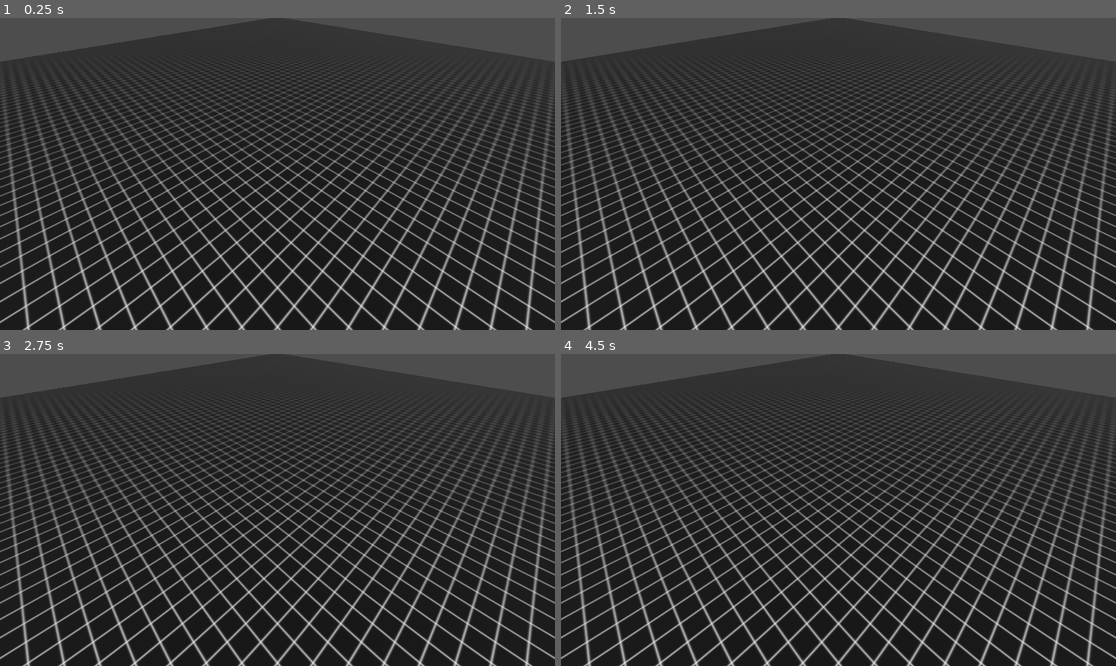
Above: before the commit, frames 1-4 (two rows, left to right).
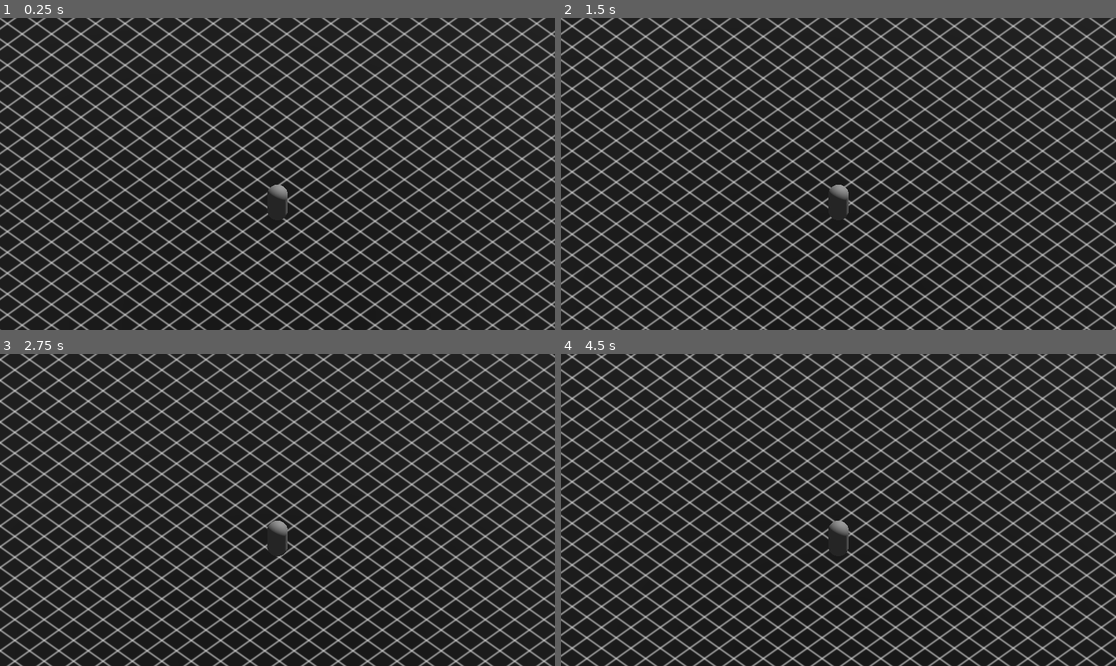
Above: after the commit, the same moments.

Repository: Sprotex/ludum-dare-53
Game: Godot game, scene res://main_level.tscn
Two runs of this game, one before a commit and one after it. Both use one fixed random seed, a clock stepped at 60 frames per second and the inputs below.
Inputs:
- Up to frame 1 (0.25 s): no input
- Up to frame 2 (1.5 s): tap Enter (ui_accept) at 0.5, 0.6, 0.77, 1.07, 1.35 s; hold Right (ui_right) 0.53-1.28 s; hold Down (ui_down) from 1.28 s (still down)
- Up to frame 3 (2.75 s): tap Enter (ui_accept) at 1.52, 1.82, 2.1 s; release Down (ui_down) at 2.03 s; hold Right (ui_right) from 2.03 s (still down)
- Up to frame 4 (4.5 s): release Right (ui_right) at 2.78 s; hold Up (ui_up) 2.78-3.53 s; tap Enter (ui_accept) at 2.85, 3.02, 3.32, 3.6, 3.77, 4.07, 4.35 s; hold Left (ui_left) from 3.53 s (still down)

The runs differ from the first frame. In frame 1, 45% of the frame differs, in the area x 0-100%, y 0-100%; in frame 2, 45%; in frame 3, 45%; in frame 4, 46%.

Commit message:
add first version of player movement
fix rotation of world plane

Diff:
--- a/main_level.tscn
+++ b/main_level.tscn
@@ -1,7 +1,8 @@
-[gd_scene load_steps=5 format=3 uid="uid://hd36wgmimmec"]
+[gd_scene load_steps=6 format=3 uid="uid://dcuaocntacvwm"]
 
 [ext_resource type="Environment" uid="uid://dhvcx7ga4gqn1" path="res://environment/default_environment.tres" id="1_a50hs"]
 [ext_resource type="Material" uid="uid://ma3cfl75n5he" path="res://environment/grid_material.tres" id="1_u24ok"]
+[ext_resource type="PackedScene" uid="uid://dl4aal8trjgcm" path="res://player/player.tscn" id="3_re8lj"]
 
 [sub_resource type="QuadMesh" id="QuadMesh_aw3qp"]
 size = Vector2(100, 100)
@@ -10,23 +11,22 @@
 
 [node name="MainLevel" type="Node3D"]
 
-[node name="Floor" type="MeshInstance3D" parent="."]
+[node name="StaticBody3D" type="StaticBody3D" parent="."]
+
+[node name="Floor" type="MeshInstance3D" parent="StaticBody3D"]
 transform = Transform3D(1, 0, 0, 0, -4.37114e-08, 1, 0, -1, -4.37114e-08, 0, 0, 0)
 material_override = ExtResource("1_u24ok")
 mesh = SubResource("QuadMesh_aw3qp")
 skeleton = NodePath("")
 
-[node name="StaticBody3D" type="StaticBody3D" parent="Floor"]
-
-[node name="CollisionShape3D" type="CollisionShape3D" parent="Floor/StaticBody3D"]
+[node name="CollisionShape3D" type="CollisionShape3D" parent="StaticBody3D"]
 shape = SubResource("WorldBoundaryShape3D_hn2ly")
-
-[node name="Camera3D" type="Camera3D" parent="."]
-transform = Transform3D(0.707107, -0.5, 0.5, 0, 0.707107, 0.707107, -0.707107, -0.5, 0.5, 5, 10, 5)
-current = true
 
 [node name="WorldEnvironment" type="WorldEnvironment" parent="."]
 environment = ExtResource("1_a50hs")
 
 [node name="DirectionalLight3D" type="DirectionalLight3D" parent="."]
-transform = Transform3D(1, 0, 0, 0, -0.586924, 0.809642, 0, -0.809642, -0.586924, 0, 4, 0)
+transform = Transform3D(1, 0, 0, 0, -0.586924, 0.809642, 0, -0.809642, -0.586924, 15.4268, 4, -9.73874)
+
+[node name="Player" parent="." instance=ExtResource("3_re8lj")]
+transform = Transform3D(1, 0, 0, 0, 1, 0, 0, 0, 1, 5.48514, 1, 14.1178)
--- /dev/null
+++ b/player/player.tscn
@@ -0,0 +1,28 @@
+[gd_scene load_steps=4 format=3 uid="uid://dl4aal8trjgcm"]
+
+[ext_resource type="Script" path="res://player/walking.gd" id="1_6l78a"]
+
+[sub_resource type="CapsuleShape3D" id="CapsuleShape3D_6vbtk"]
+
+[sub_resource type="CapsuleMesh" id="CapsuleMesh_hsq3r"]
+
+[node name="Player" type="CharacterBody3D"]
+transform = Transform3D(1, 0, 0, 0, 1, 0, 0, 0, 1, 0, 1, 0)
+
+[node name="Camera3D" type="Camera3D" parent="."]
+transform = Transform3D(0.707107, -0.5, 0.5, 0, 0.707107, 0.707107, -0.707107, -0.5, 0.5, 5, 9, 5)
+doppler_tracking = 1
+projection = 1
+fov = 37.8493
+size = 15.0
+
+[node name="CollisionShape3D" type="CollisionShape3D" parent="."]
+shape = SubResource("CapsuleShape3D_6vbtk")
+
+[node name="MeshInstance3D" type="MeshInstance3D" parent="."]
+mesh = SubResource("CapsuleMesh_hsq3r")
+skeleton = NodePath("../..")
+
+[node name="Walking" type="Node" parent="." node_paths=PackedStringArray("body")]
+script = ExtResource("1_6l78a")
+body = NodePath("..")
--- /dev/null
+++ b/player/walking.gd
@@ -0,0 +1,31 @@
+extends Node
+
+@export var body: CharacterBody3D
+const SPEED = 5.0
+const JUMP_VELOCITY = 4.5
+
+# Get the gravity from the project settings to be synced with RigidBody nodes.
+var gravity = ProjectSettings.get_setting("physics/3d/default_gravity")
+
+
+func _physics_process(delta):
+	# Add the gravity.
+	if not body.is_on_floor():
+		body.velocity.y -= gravity * delta
+
+	# Handle Jump.
+	if Input.is_action_just_pressed("ui_accept") and body.is_on_floor():
+		body.velocity.y = JUMP_VELOCITY
+
+	# Get the input direction and handle the movement/deceleration.
+	# As good practice, you should replace UI actions with custom gameplay actions.
+	var input_dir = Input.get_vector("ui_left", "ui_right", "ui_up", "ui_down")
+	var direction = (body.transform.basis * Vector3(input_dir.x, 0, input_dir.y)).normalized()
+	if direction:
+		body.velocity.x = direction.x * SPEED
+		body.velocity.z = direction.z * SPEED
+	else:
+		body.velocity.x = move_toward(body.velocity.x, 0, SPEED)
+		body.velocity.z = move_toward(body.velocity.z, 0, SPEED)
+
+	body.move_and_slide()
